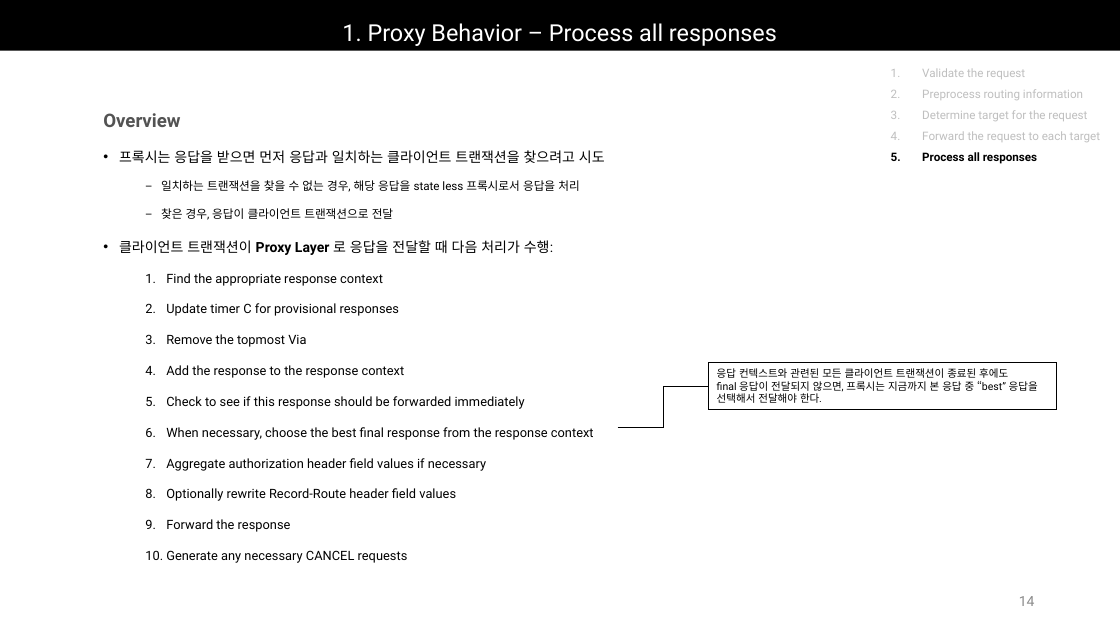
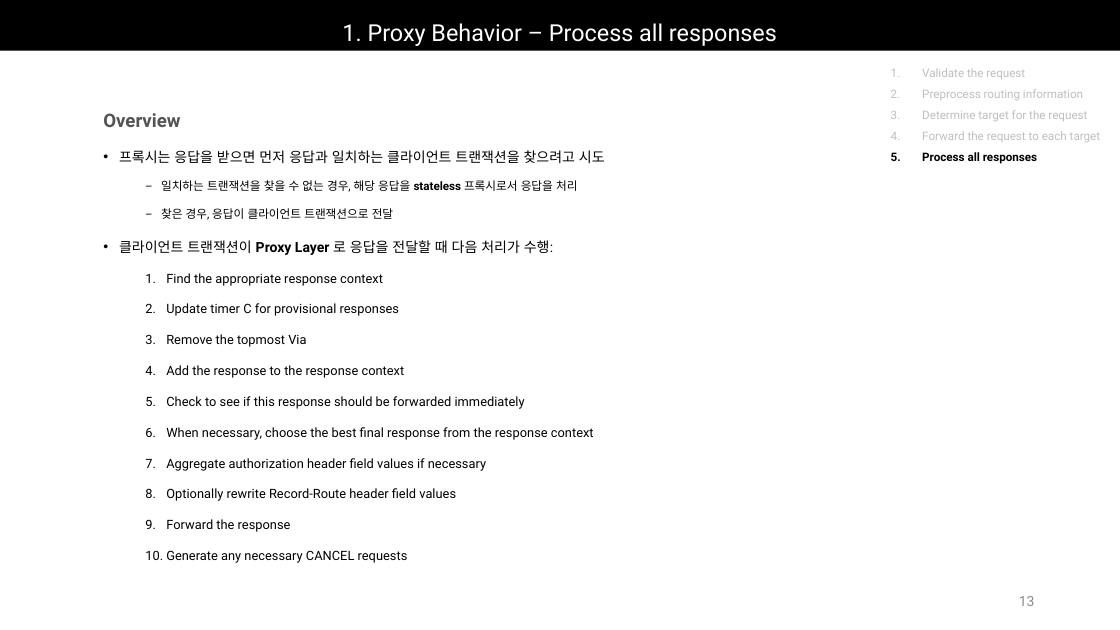
Before and after one commit to Epsilonely/SIP-Survey, a slide deck: slide 13 of 세미나 3차.pptx (slide 14 before the commit). Drawn at 1120x630 pixels with LibreOffice and Linux fonts; fonts in the diff are those of the drawing. Boxes give left, top, right and bottom in pixels: in the first picture for what was removed or moved away, otherwise in the second. Text is boxed around its words. In the diff, an @@ line names an element or a change of style, - is before the commit and + after.

```diff
--- a/세미나 3차.pptx
+++ b/세미나 3차.pptx
@@ text at (161,180,577,192): spaces changed @@
-  − 일치하는 트랜잭션을 찾을 수 없는 경우, 해당 응답을 state less 프록시로서 응답을 처리
+  − 일치하는 트랜잭션을 찾을 수 없는 경우, 해당 응답을 stateless 프록시로서 응답을 처리
@@ elbow line removed from (618, 428) to (708, 386) @@
@@ rectangle removed at (708,363,1056,410) @@
-응답 컨텍스트와 관련된 모든 클라이언트 트랜잭션이 종료된 후에도
-final 응답이 전달되지 않으면, 프록시는 지금까지 본 응답 중 “best” 응답을
-선택해서 전달해야 한다.
@@ page number at (1019,596,1035,606): text changed @@
-14
+13
```
Also in this commit, not shown: 27 other slides changed, 3 slides added, 11 slides removed, 2 other files.
